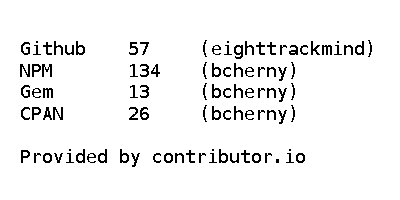
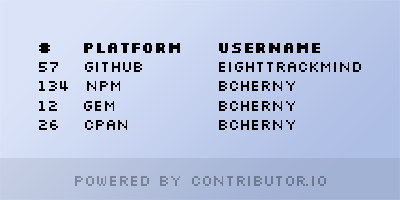
Layer changes from the first 400 × 200 image to the second:
added layer "Powered by contributor.io" (45%) above "# PLATform username 57 Github eighttrackmind 134 N" over [75, 176, 326, 186]
renamed "Github 57 (eighttrackmind) NPM 134 (bcherny) Gem 13 (bc" to "# PLATform username 57 Github eighttrackmind 134 N", painted on it over [20, 40, 372, 167]
added layer "Rectangle 1" (7%) above "Layer 1" over [0, 158, 400, 200]
